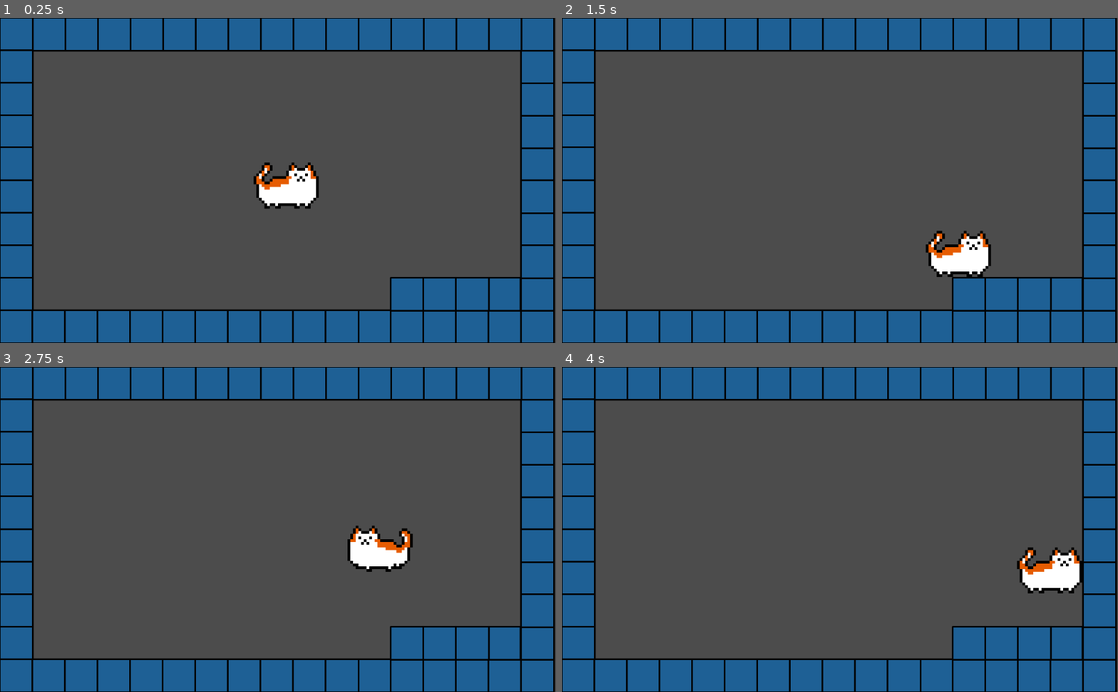
Above: before the commit, frames 1-4 (two rows, left to right).
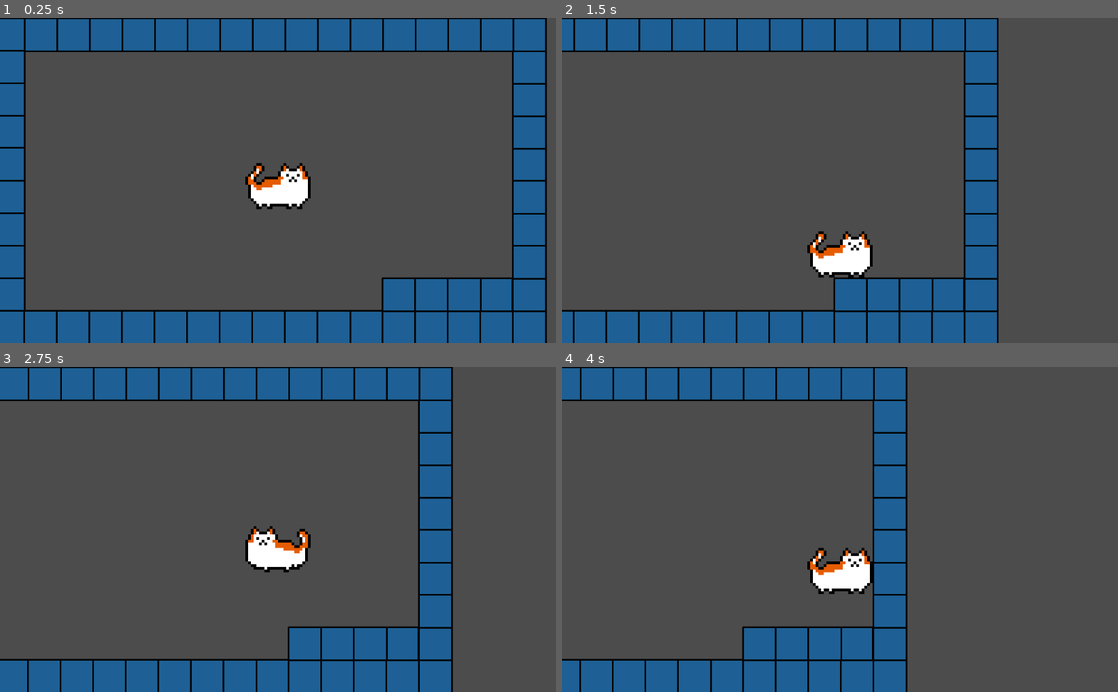
Above: after the commit, the same moments.

Repository: hvdrew/MemowMania
Game: Godot game, scene res://Scenes/Main.tscn
Two runs of this game, one before a commit and one after it. Both use one fixed random seed, a clock stepped at 60 frames per second and the inputs below.
Inputs:
- Up to frame 1 (0.25 s): no input
- Up to frame 2 (1.5 s): hold Space (jump) 0.53-1.28 s; hold Right (right) from 0.53 s (still down); tap Shift (sprint) at 1.35 s
- Up to frame 3 (2.75 s): tap Space (jump) at 1.52, 1.55, 1.82 s; release Right (right) at 2.03 s; hold Left (left) from 2.03 s (still down); hold Space (jump) from 2.03 s (still down)
- Up to frame 4 (4 s): release Left (left) at 2.78 s; release Space (jump) at 2.78 s; hold Right (right) from 2.78 s (still down); tap Shift (sprint) at 2.85 s; tap Space (jump) at 3.02, 3.05, 3.32 s; hold Space (jump) from 3.53 s (still down)

The runs differ from the first frame. In frame 1, 10% of the frame differs, in the area x 0-100%, y 0-100%; in frame 2, 27%; in frame 3, 27%; in frame 4, 32%.

Commit message:
Added tileset, sidescrolling camera
Added camera funcitonality and a tileset for platformer style levels. Added demo scene to test the new tileset.

Diff:
--- /dev/null
+++ b/Scenes/Demo/MapTest.tscn
@@ -0,0 +1,272 @@
+[gd_scene load_steps=18 format=2]
+
+[ext_resource path="res://Assets/tilesheet.png" type="Texture" id=1]
+[ext_resource path="res://Scenes/Player.tscn" type="PackedScene" id=2]
+
+[sub_resource type="ConvexPolygonShape2D" id=1]
+points = PoolVector2Array( 0, 0, 64, 0, 64, 64, 0, 64 )
+
+[sub_resource type="ConvexPolygonShape2D" id=3]
+points = PoolVector2Array( 0, 0, 64, 0, 64, 64, 0, 64 )
+
+[sub_resource type="ConvexPolygonShape2D" id=4]
+points = PoolVector2Array( 0, 0, 64, 0, 64, 64, 0, 64 )
+
+[sub_resource type="ConvexPolygonShape2D" id=5]
+points = PoolVector2Array( 0, 0, 64, 0, 64, 64, 0, 64 )
+
+[sub_resource type="ConvexPolygonShape2D" id=6]
+points = PoolVector2Array( 0, 0, 64, 0, 64, 64, 0, 64 )
+
+[sub_resource type="ConvexPolygonShape2D" id=7]
+points = PoolVector2Array( 0, 0, 64, 0, 64, 64, 0, 64 )
+
+[sub_resource type="ConvexPolygonShape2D" id=8]
+points = PoolVector2Array( 0, 0, 64, 0, 64, 64, 0, 64 )
+
+[sub_resource type="ConvexPolygonShape2D" id=9]
+points = PoolVector2Array( 0, 0, 64, 0, 64, 64, 0, 64 )
+
+[sub_resource type="ConvexPolygonShape2D" id=10]
+points = PoolVector2Array( 0, 0, 64, 0, 64, 64, 0, 64 )
+
+[sub_resource type="ConvexPolygonShape2D" id=11]
+points = PoolVector2Array( 0, 0, 64, 0, 64, 64, 0, 64 )
+
+[sub_resource type="ConvexPolygonShape2D" id=12]
+points = PoolVector2Array( 0, 0, 64, 0, 64, 64, 0, 64 )
+
+[sub_resource type="ConvexPolygonShape2D" id=13]
+points = PoolVector2Array( 0, 0, 64, 0, 64, 64, 0, 64 )
+
+[sub_resource type="ConvexPolygonShape2D" id=14]
+points = PoolVector2Array( 0, 0, 64, 0, 64, 64, 0, 64 )
+
+[sub_resource type="ConvexPolygonShape2D" id=15]
+points = PoolVector2Array( 64, 0, 64, 64, 0, 64, 32, 32, 32, 32 )
+
+[sub_resource type="TileSet" id=2]
+0/name = "tilesheet.png 0"
+0/texture = ExtResource( 1 )
+0/tex_offset = Vector2( 0, 0 )
+0/modulate = Color( 1, 1, 1, 1 )
+0/region = Rect2( 128, 0, 64, 64 )
+0/tile_mode = 0
+0/occluder_offset = Vector2( 0, 0 )
+0/navigation_offset = Vector2( 0, 0 )
+0/shapes = [ {
+"autotile_coord": Vector2( 0, 0 ),
+"one_way": false,
+"one_way_margin": 1.0,
+"shape": SubResource( 1 ),
+"shape_transform": Transform2D( 1, 0, 0, 1, 0, 0 )
+} ]
+0/z_index = 0
+1/name = "tilesheet.png 1"
+1/texture = ExtResource( 1 )
+1/tex_offset = Vector2( 0, 0 )
+1/modulate = Color( 1, 1, 1, 1 )
+1/region = Rect2( 64, 0, 64, 64 )
+1/tile_mode = 0
+1/occluder_offset = Vector2( 0, 0 )
+1/navigation_offset = Vector2( 0, 0 )
+1/shapes = [ {
+"autotile_coord": Vector2( 0, 0 ),
+"one_way": false,
+"one_way_margin": 1.0,
+"shape": SubResource( 3 ),
+"shape_transform": Transform2D( 1, 0, 0, 1, 0, 0 )
+} ]
+1/z_index = 0
+2/name = "tilesheet.png 2"
+2/texture = ExtResource( 1 )
+2/tex_offset = Vector2( 0, 0 )
+2/modulate = Color( 1, 1, 1, 1 )
+2/region = Rect2( 192, 0, 64, 64 )
+2/tile_mode = 0
+2/occluder_offset = Vector2( 0, 0 )
+2/navigation_offset = Vector2( 0, 0 )
+2/shapes = [ {
+"autotile_coord": Vector2( 0, 0 ),
+"one_way": false,
+"one_way_margin": 1.0,
+"shape": SubResource( 7 ),
+"shape_transform": Transform2D( 1, 0, 0, 1, 0, 0 )
+} ]
+2/z_index = 0
+3/name = "tilesheet.png 3"
+3/texture = ExtResource( 1 )
+3/tex_offset = Vector2( 0, 0 )
+3/modulate = Color( 1, 1, 1, 1 )
+3/region = Rect2( 256, 0, 64, 64 )
+3/tile_mode = 0
+3/occluder_offset = Vector2( 0, 0 )
+3/navigation_offset = Vector2( 0, 0 )
+3/shapes = [ {
+"autotile_coord": Vector2( 0, 0 ),
+"one_way": false,
+"one_way_margin": 1.0,
+"shape": SubResource( 8 ),
+"shape_transform": Transform2D( 1, 0, 0, 1, 0, 0 )
+} ]
+3/z_index = 0
+4/name = "tilesheet.png 4"
+4/texture = ExtResource( 1 )
+4/tex_offset = Vector2( 0, 0 )
+4/modulate = Color( 1, 1, 1, 1 )
+4/region = Rect2( 320, 0, 64, 64 )
+4/tile_mode = 0
+4/occluder_offset = Vector2( 0, 0 )
+4/navigation_offset = Vector2( 0, 0 )
+4/shapes = [ {
+"autotile_coord": Vector2( 0, 0 ),
+"one_way": false,
+"one_way_margin": 1.0,
+"shape": SubResource( 9 ),
+"shape_transform": Transform2D( 1, 0, 0, 1, 0, 0 )
+} ]
+4/z_index = 0
+5/name = "tilesheet.png 5"
+5/texture = ExtResource( 1 )
+5/tex_offset = Vector2( 0, 0 )
+5/modulate = Color( 1, 1, 1, 1 )
+5/region = Rect2( 384, 0, 64, 64 )
+5/tile_mode = 0
+5/occluder_offset = Vector2( 0, 0 )
+5/navigation_offset = Vector2( 0, 0 )
+5/shapes = [ {
+"autotile_coord": Vector2( 0, 0 ),
+"one_way": false,
+"one_way_margin": 1.0,
+"shape": SubResource( 10 ),
+"shape_transform": Transform2D( 1, 0, 0, 1, 0, 0 )
+} ]
+5/z_index = 0
+6/name = "tilesheet.png 6"
+6/texture = ExtResource( 1 )
+6/tex_offset = Vector2( 0, 0 )
+6/modulate = Color( 1, 1, 1, 1 )
+6/region = Rect2( 448, 0, 64, 64 )
+6/tile_mode = 0
+6/occluder_offset = Vector2( 0, 0 )
+6/navigation_offset = Vector2( 0, 0 )
+6/shapes = [ {
+"autotile_coord": Vector2( 0, 0 ),
+"one_way": false,
+"one_way_margin": 1.0,
+"shape": SubResource( 11 ),
+"shape_transform": Transform2D( 1, 0, 0, 1, 0, 0 )
+} ]
+6/z_index = 0
+7/name = "tilesheet.png 7"
+7/texture = ExtResource( 1 )
+7/tex_offset = Vector2( 0, 0 )
+7/modulate = Color( 1, 1, 1, 1 )
+7/region = Rect2( 512, 0, 64, 64 )
+7/tile_mode = 0
+7/occluder_offset = Vector2( 0, 0 )
+7/navigation_offset = Vector2( 0, 0 )
+7/shapes = [ {
+"autotile_coord": Vector2( 0, 0 ),
+"one_way": false,
+"one_way_margin": 1.0,
+"shape": SubResource( 12 ),
+"shape_transform": Transform2D( 1, 0, 0, 1, 0, 0 )
+} ]
+7/z_index = 0
+8/name = "tilesheet.png 8"
+8/texture = ExtResource( 1 )
+8/tex_offset = Vector2( 0, 0 )
+8/modulate = Color( 1, 1, 1, 1 )
+8/region = Rect2( 0, 0, 64, 64 )
+8/tile_mode = 0
+8/occluder_offset = Vector2( 0, 0 )
+8/navigation_offset = Vector2( 0, 0 )
+8/shapes = [ {
+"autotile_coord": Vector2( 0, 0 ),
+"one_way": false,
+"one_way_margin": 1.0,
+"shape": SubResource( 13 ),
+"shape_transform": Transform2D( 1, 0, 0, 1, 0, 0 )
+} ]
+8/z_index = 0
+9/name = "tilesheet.png 9"
+9/texture = ExtResource( 1 )
+9/tex_offset = Vector2( 0, 0 )
+9/modulate = Color( 1, 1, 1, 1 )
+9/region = Rect2( 64, 64, 64, 64 )
+9/tile_mode = 0
+9/occluder_offset = Vector2( 0, 0 )
+9/navigation_offset = Vector2( 0, 0 )
+9/shapes = [ {
+"autotile_coord": Vector2( 0, 0 ),
+"one_way": false,
+"one_way_margin": 1.0,
+"shape": SubResource( 14 ),
+"shape_transform": Transform2D( 1, 0, 0, 1, 0, 0 )
+}, {
+"autotile_coord": Vector2( 0, 0 ),
+"one_way": false,
+"one_way_margin": 1.0,
+"shape": SubResource( 15 ),
+"shape_transform": Transform2D( 1, 0, 0, 1, 0, 0 )
+} ]
+9/z_index = 0
+10/name = "tilesheet.png 10"
+10/texture = ExtResource( 1 )
+10/tex_offset = Vector2( 0, 0 )
+10/modulate = Color( 1, 1, 1, 1 )
+10/region = Rect2( 128, 64, 64, 64 )
+10/tile_mode = 0
+10/occluder_offset = Vector2( 0, 0 )
+10/navigation_offset = Vector2( 0, 0 )
+10/shapes = [ {
+"autotile_coord": Vector2( 0, 0 ),
+"one_way": false,
+"one_way_margin": 1.0,
+"shape": SubResource( 4 ),
+"shape_transform": Transform2D( 1, 0, 0, 1, 0, 0 )
+} ]
+10/z_index = 0
+11/name = "tilesheet.png 11"
+11/texture = ExtResource( 1 )
+11/tex_offset = Vector2( 0, 0 )
+11/modulate = Color( 1, 1, 1, 1 )
+11/region = Rect2( 64, 128, 64, 64 )
+11/tile_mode = 0
+11/occluder_offset = Vector2( 0, 0 )
+11/navigation_offset = Vector2( 0, 0 )
+11/shapes = [ {
+"autotile_coord": Vector2( 0, 0 ),
+"one_way": false,
+"one_way_margin": 1.0,
+"shape": SubResource( 5 ),
+"shape_transform": Transform2D( 1, 0, 0, 1, 0, 0 )
+} ]
+11/z_index = 0
+12/name = "tilesheet.png 12"
+12/texture = ExtResource( 1 )
+12/tex_offset = Vector2( 0, 0 )
+12/modulate = Color( 1, 1, 1, 1 )
+12/region = Rect2( 128, 128, 64, 64 )
+12/tile_mode = 0
+12/occluder_offset = Vector2( 0, 0 )
+12/navigation_offset = Vector2( 0, 0 )
+12/shapes = [ {
+"autotile_coord": Vector2( 0, 0 ),
+"one_way": false,
+"one_way_margin": 1.0,
+"shape": SubResource( 6 ),
+"shape_transform": Transform2D( 1, 0, 0, 1, 0, 0 )
+} ]
+12/z_index = 0
+
+[node name="TileMap" type="TileMap"]
+tile_set = SubResource( 2 )
+format = 1
+tile_data = PoolIntArray( 196635, 3, 0, 327694, 4, 0, 327695, 5, 0, 327696, 5, 0, 327697, 5, 0, 327698, 6, 0, 327704, 3, 0, 327710, 1, 0, 327711, 0, 0, 327712, 0, 0, 327713, 0, 0, 327714, 0, 0, 327715, 0, 0, 327716, 0, 0, 327717, 2, 0, 393224, 1, 0, 393225, 0, 0, 393226, 0, 0, 393227, 2, 0, 393246, 8, 0, 393247, 8, 0, 393248, 8, 0, 393249, 8, 0, 393250, 8, 0, 393251, 8, 0, 393252, 8, 0, 393253, 8, 0, 458760, 8, 0, 458761, 8, 0, 458762, 8, 0, 458763, 8, 0, 458773, 3, 0, 458782, 8, 0, 458783, 8, 0, 458784, 8, 0, 458785, 8, 0, 458786, 8, 0, 458787, 8, 0, 458788, 8, 0, 458789, 8, 0, 524288, 4, 0, 524289, 5, 0, 524290, 5, 0, 524291, 5, 0, 524292, 5, 0, 524293, 5, 0, 524294, 6, 0, 524296, 8, 0, 524297, 8, 0, 524298, 8, 0, 524299, 8, 0, 524318, 8, 0, 524319, 8, 0, 524320, 8, 0, 524321, 8, 0, 524322, 8, 0, 524323, 8, 0, 524324, 8, 0, 524325, 8, 0 )
+
+[node name="Player" parent="." instance=ExtResource( 2 )]
+position = Vector2( 64, 448 )
+scale = Vector2( 0.3, 0.3 )
+jump_speed = -600
--- a/Scenes/Player.tscn
+++ b/Scenes/Player.tscn
@@ -57,3 +57,8 @@
 autoplay = "walk"
 anims/run = SubResource( 2 )
 anims/walk = SubResource( 3 )
+
+[node name="Camera2D" type="Camera2D" parent="."]
+current = true
+limit_top = -1
+limit_bottom = 1
Binary file added: Assets/tilesheet.png
Not shown, added: Assets/tilesheet.png.import
